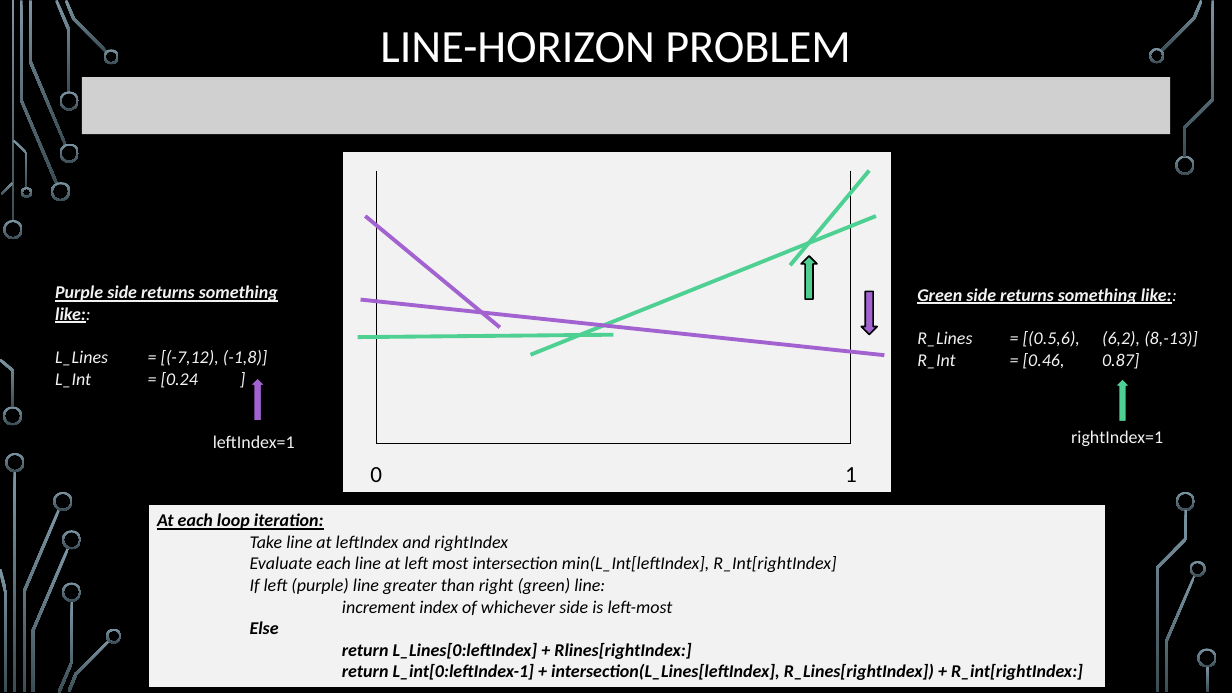
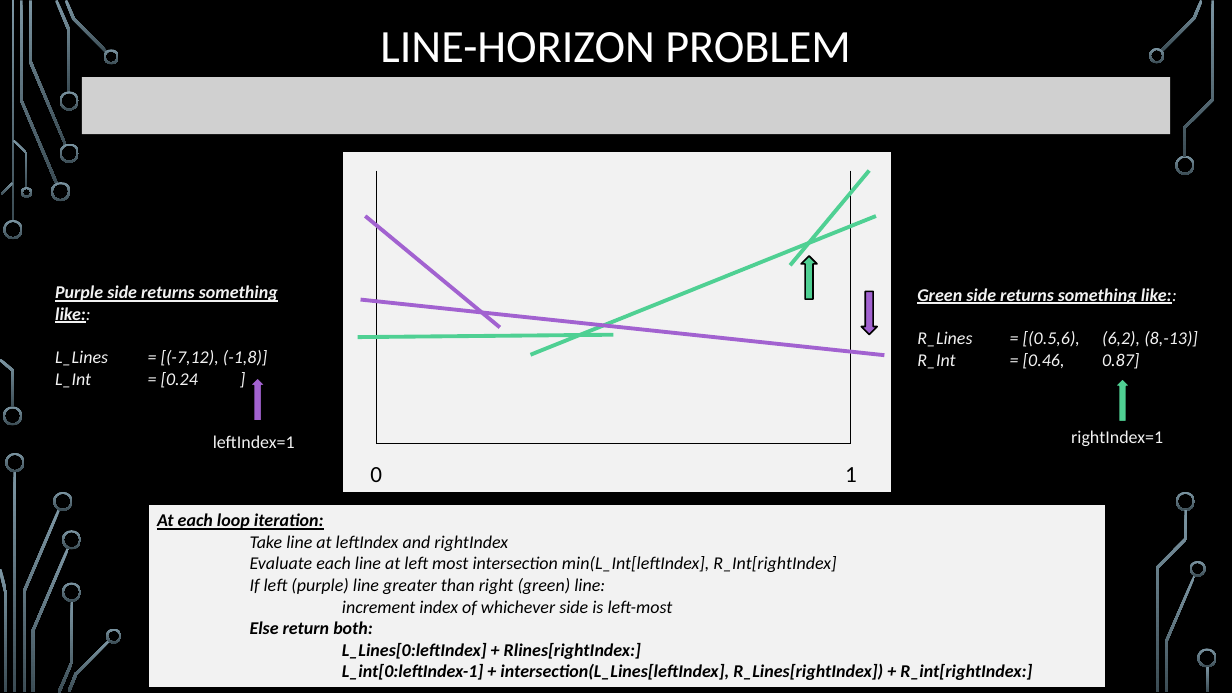
Before and after one commit to janiceeguo/advAlgo, a slide deck: slide 59 of slides/ComputationalGeom-part1-Intersections.pptx. Drawn at 1232x693 pixels with LibreOffice and Linux fonts; fonts in the diff are those of the drawing; grey boxes stand for pictures; background and template pictures are left out. Boxes give left, top, right and bottom in pixels: in the first picture for what was removed or moved away, otherwise in the second. Text is boxed around its words. In the diff, an @@ line names an element or a change of style, - is before the commit and + after.

```diff
--- a/slides/ComputationalGeom-part1-Intersections.pptx
+++ b/slides/ComputationalGeom-part1-Intersections.pptx
@@ text in rectangle at box(250, 621, 1032, 680): text changed @@
-Else
-return L_Lines[0:leftIndex] + Rlines[rightIndex:]
-return L_int[0:leftIndex-1] + intersection(L_Lines[leftIndex], R_Lines[rightIndex]) + R_int[rightIndex:]
+Else return both:
+L_Lines[0:leftIndex] + Rlines[rightIndex:]
+L_int[0:leftIndex-1] + intersection(L_Lines[leftIndex], R_Lines[rightIndex]) + R_int[rightIndex:]
```
Also in this commit, not shown: 1 other slide changed, 3 other files.
